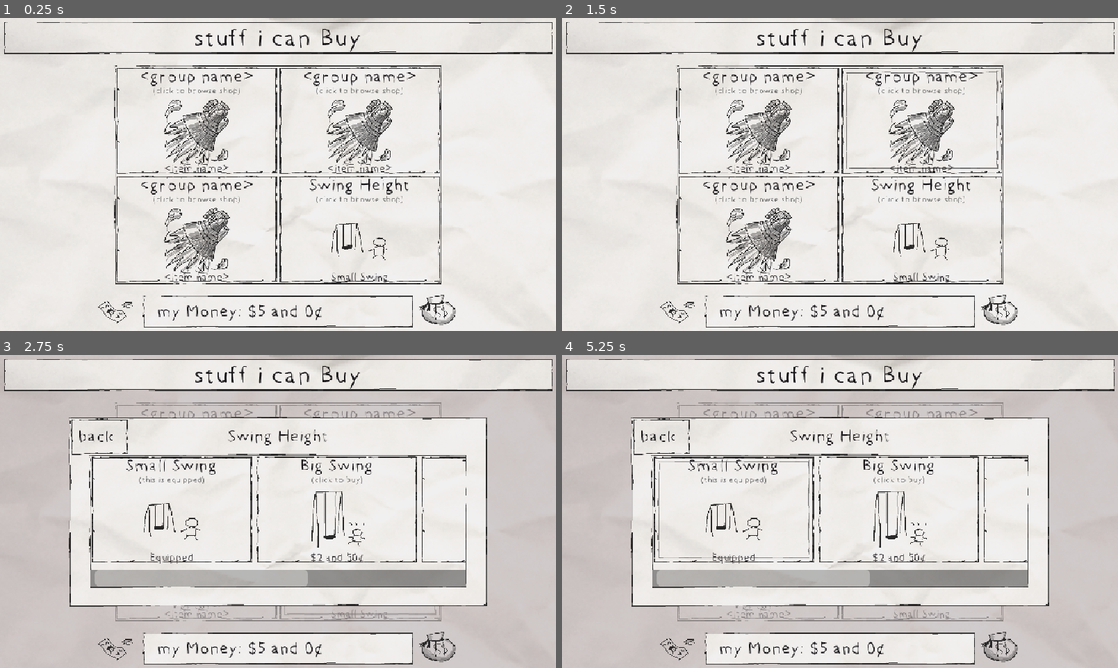
Above: before the commit, frames 1-4 (two rows, left to right).
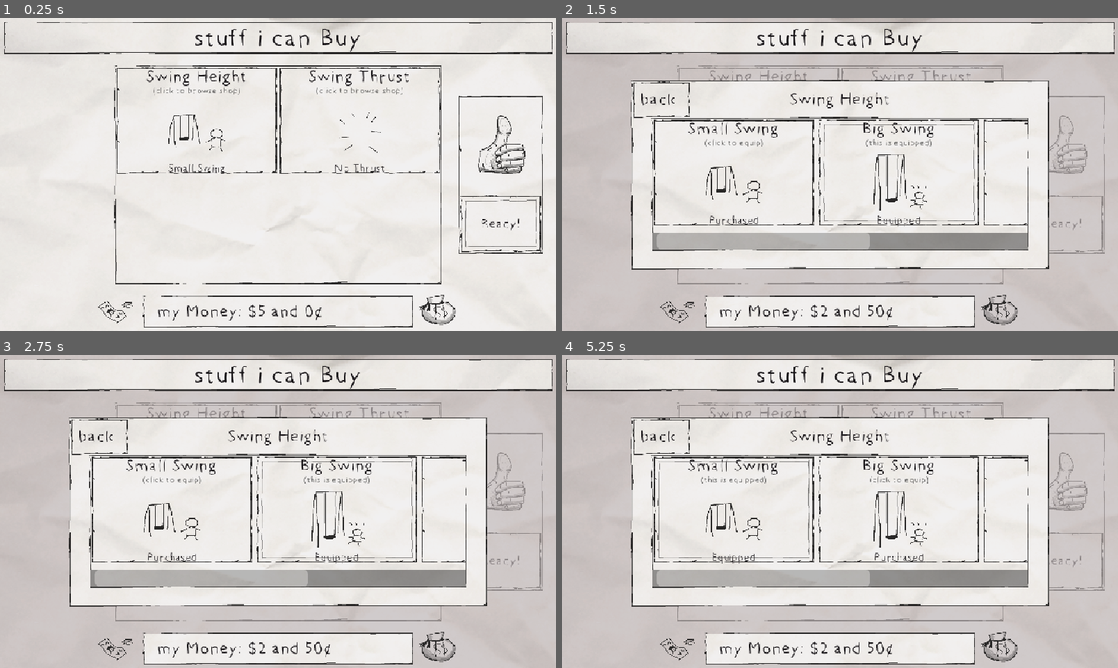
Above: after the commit, the same moments.

Repository: my-koala/HGDJ2024Fall
Game: Godot game, scene res://assets/gui/gui_shop.tscn
Two runs of this game, one before a commit and one after it. Both use one fixed random seed, a clock stepped at 60 frames per second and the inputs below. This scene is started directly instead of the project's main scene.
Inputs (mouse positions are in pixels of both pictures, inside the frame that each line leads up to):
- Up to frame 1 (0.25 s): no input
- Up to frame 2 (1.5 s): click "<group name>" (after the commit: "Swing Height") at 0.5 s; click (923, 121) at 1.25 s, where only the run before the commit has a clickable "<group name>"
- Up to frame 3 (2.75 s): click "Swing Height" (after the commit: "Swing Thrust") at 2 s
- Up to frame 4 (5.25 s): click (756, 564) at 2.75 s, where only the run before the commit has a clickable "<group name>"; click (1062, 561) at 3.5 s, where only the run after the commit has a clickable "Ready!"; click (1062, 561) at 4.25 s, where only the run after the commit has a clickable "Ready!"; click "Small Swing" at 5 s

The runs differ from the first frame. In frame 1, 6.9% of the frame differs, in the area x 21-98%, y 16-85%; in frame 2, 51%, in the area x 0-100%, y 0-100%; in frame 3, 2.1%; in frame 4, 1.5%.

Commit message:
dpddodod

Diff:
--- a/assets/game_data/game_data.tres
+++ b/assets/game_data/game_data.tres
@@ -6,9 +6,13 @@
 [ext_resource type="Resource" uid="uid://gj477d1fecaw" path="res://assets/item/items/item_height_1.tres" id="3_e0ptk"]
 [ext_resource type="Resource" uid="uid://ckte04nynovtn" path="res://assets/item/items/item_height_2.tres" id="4_n87qv"]
 [ext_resource type="Resource" uid="uid://cq5hv3xbyllv4" path="res://assets/item/items/item_height_3.tres" id="5_si2h0"]
+[ext_resource type="Resource" uid="uid://dn2lhti2ogfew" path="res://assets/item/items/item_thrust_0.tres" id="6_gsio5"]
+[ext_resource type="Resource" uid="uid://cwh128i6s6lm7" path="res://assets/item/items/item_thrust_1.tres" id="7_yylii"]
+[ext_resource type="Resource" uid="uid://bruhbcme440le" path="res://assets/item/items/item_thrust_2.tres" id="8_fdkv0"]
+[ext_resource type="Resource" uid="uid://c8k8njf6eenj6" path="res://assets/item/items/item_thrust_3.tres" id="9_rpsru"]
 
 [resource]
 script = ExtResource("1_p0oid")
-_items = Array[ExtResource("1_ox7ci")]([ExtResource("2_osw14"), ExtResource("3_e0ptk"), ExtResource("4_n87qv"), ExtResource("5_si2h0")])
+_items = Array[ExtResource("1_ox7ci")]([ExtResource("2_osw14"), ExtResource("3_e0ptk"), ExtResource("4_n87qv"), ExtResource("5_si2h0"), ExtResource("6_gsio5"), ExtResource("7_yylii"), ExtResource("8_fdkv0"), ExtResource("9_rpsru")])
 _money_dollars = 5
 _money_cents = 0
--- a/assets/gui/gui_shop.gd
+++ b/assets/gui/gui_shop.gd
@@ -1,11 +1,7 @@
 @tool
 extends Control
 
-# TODO:
-# set focus neighbors, rather than setting focus modes/states
-# then grab_focus() manually
-# maybe clean up the refresh if possible?
-#
+# i think everything is done. thank god
 
 const GuiShopSection: = preload("gui_shop_section.gd")
 const GUI_SHOP_SECTION: PackedScene = preload("gui_shop_section.tscn")
@@ -28,6 +24,8 @@
 var _section_container: Control = $section_container as Control
 @onready
 var _balance: Label = $bottom/balance as Label
+@onready
+var _ready_button: Button = $right/ready as Button
 
 var _menu_group_id: int = 0
 
@@ -43,6 +41,7 @@
 		return
 
 	_game_data.changed.connect(_on_game_data_changed)
+	_ready_button.pressed.connect(_on_ready_button_pressed)
 
 	refresh()
 	_set_active_section(null)
@@ -94,10 +93,9 @@
 			section_button._texture_icon.texture = item.icon
 
 		var item_button: GuiShopItemButton = null
-		for index: int in section.item_buttons.size():
-			if section.item_buttons[index].item == item:
-				item_button = section.item_buttons[index]
-				break
+		for _item_button: GuiShopItemButton in section.item_buttons:
+			if _item_button.item == item:
+				item_button = _item_button
 
 		if !is_instance_valid(item_button):
 			# Create item button.
@@ -121,6 +119,76 @@
 			item_button._label_subtitle.text = "(cant buy)"
 		item_button._texture_icon.texture = item.icon
 
+	for section_button: GuiShopSectionButton in _section_buttons:
+		var size_col: int = mini(_section_button_container.columns, _section_buttons.size())
+		var size_row: int = ceili(float(_section_buttons.size()) / float(size_col))
+
+		var index: int = _section_buttons.find(section_button)
+		var is_left: bool = (index % size_col) == 0
+		var is_right: bool = ((index + size_col - 1) % size_col) == 0
+		var is_top: bool = (index - size_col) < 0
+		var is_bottom: bool = (index + size_col) >= (size_col * size_row)
+
+		if is_left:
+			section_button.focus_neighbor_left = section_button.get_path_to(section_button)
+		else:
+			section_button.focus_neighbor_left = section_button.get_path_to(_section_buttons[index - 1])
+		if is_right:
+			section_button.focus_neighbor_right = section_button.get_path_to(_ready_button)
+		else:
+			section_button.focus_neighbor_right = section_button.get_path_to(_section_buttons[index + 1])
+		if is_top:
+			section_button.focus_neighbor_top = section_button.get_path_to(section_button)
+		else:
+			section_button.focus_neighbor_top = section_button.get_path_to(_section_buttons[index - size_col])
+		if is_bottom:
+			section_button.focus_neighbor_bottom = section_button.get_path_to(section_button)
+		else:
+			section_button.focus_neighbor_bottom = section_button.get_path_to(_section_buttons[index + size_col])
+		section_button.focus_next = section_button.get_path_to(_ready_button)
+		section_button.focus_previous = section_button.get_path_to(section_button)
+
+	for section: GuiShopSection in _sections:
+		if section.item_buttons.is_empty():
+			section._back.focus_neighbor_left = section._back.get_path_to(section._back)
+			section._back.focus_neighbor_right = section._back.get_path_to(section._back)
+			section._back.focus_neighbor_bottom = section._back.get_path_to(section._back)
+			section._back.focus_neighbor_top = section._back.get_path_to(section._back)
+			section._back.focus_next = section._back.get_path_to(section._back)
+			section._back.focus_previous = section._back.get_path_to(section._back)
+		else:
+			section._back.focus_neighbor_left = section._back.get_path_to(section._back)
+			section._back.focus_neighbor_right = section._back.get_path_to(section._back)
+			section._back.focus_neighbor_bottom = section._back.get_path_to(section.item_buttons[0])
+			section._back.focus_neighbor_top = section._back.get_path_to(section._back)
+			section._back.focus_next = section._back.get_path_to(section.item_buttons[0])
+			section._back.focus_previous = section._back.get_path_to(section._back)
+		for index: int in section.item_buttons.size():
+			var item_button: GuiShopItemButton = section.item_buttons[index]
+			var is_left: bool = index == 0
+			var is_right: bool = index == (section.item_buttons.size() - 1)
+			if is_left:
+				item_button.focus_neighbor_left = item_button.get_path_to(item_button)
+			else:
+				item_button.focus_neighbor_left = item_button.get_path_to(section.item_buttons[index - 1])
+			if is_right:
+				item_button.focus_neighbor_right = item_button.get_path_to(item_button)
+			else:
+				item_button.focus_neighbor_right = item_button.get_path_to(section.item_buttons[index + 1])
+			item_button.focus_neighbor_bottom = item_button.get_path_to(item_button)
+			item_button.focus_neighbor_top = item_button.get_path_to(section._back)
+			item_button.focus_next = item_button.get_path_to(section._back)
+			item_button.focus_previous = item_button.get_path_to(section._back)
+
+	var ready_button_left: Node = _ready_button
+	if !_section_buttons.is_empty():
+		ready_button_left = _section_buttons[0]
+	_ready_button.focus_neighbor_left = _ready_button.get_path_to(ready_button_left)
+	_ready_button.focus_neighbor_right = _ready_button.get_path_to(_ready_button)
+	_ready_button.focus_neighbor_top = _ready_button.get_path_to(_ready_button)
+	_ready_button.focus_neighbor_bottom = _ready_button.get_path_to(_ready_button)
+	_ready_button.focus_next = _ready_button.get_path_to(_ready_button)
+	_ready_button.focus_previous = _ready_button.get_path_to(ready_button_left)
 
 func _on_item_button_pressed(item_button: GuiShopItemButton) -> void:
 	if _game_data.is_item_purchased(item_button.item):
@@ -159,24 +227,37 @@
 		if section != _active_section || section != active_section:
 			section.position.y = size.y
 
+	_ready_button.grab_focus.call_deferred()
+
 	_section_overlay.visible = false
 
 	if is_instance_valid(_active_section):
+		_section_overlay.visible = true
 		var duration: float = 0.25 * (1.0 - (_active_section.position.y / size.y))
 		_active_section_tween.tween_property(_active_section, "position:y", size.y, duration)
 		if !is_instance_valid(active_section):
 			duration = 0.25 * (_section_overlay.modulate.a)
 			_active_section_tween.tween_property(_section_overlay, "modulate:a", 0.0, duration)
 			_active_section_tween.tween_property(_section_overlay, "visible", false, duration)
+		# find corresponding section button and focus
+		for section_button: GuiShopSectionButton in _section_buttons:
+			if section_button.section == _active_section.section:
+				section_button.grab_focus.call_deferred()
 
 	_active_section = active_section
 
 	if is_instance_valid(_active_section):
 		_section_overlay.visible = true
+		_active_section._back.grab_focus.call_deferred()
 		var duration: float = 0.25 * (_active_section.position.y / size.y)
 		_active_section_tween.tween_property(_active_section, "position:y", 0.0, duration)
 		duration = 0.25 * (1.0 - _section_overlay.modulate.a)
 		_active_section_tween.tween_property(_section_overlay, "modulate:a", 1.0, duration)
 
+
+func _on_ready_button_pressed() -> void:
+	exit_game.emit()
+	print("exit to game!")
+
 func _on_game_data_changed() -> void:
 	refresh()
--- a/assets/gui/gui_shop.tscn
+++ b/assets/gui/gui_shop.tscn
@@ -2,8 +2,11 @@
 
 [ext_resource type="Script" path="res://assets/gui/gui_shop.gd" id="1_7ikmg"]
 [ext_resource type="Texture2D" uid="uid://j18jikfcyhjc" path="res://assets/item/items/items.png" id="2_cglov"]
-[ext_resource type="PackedScene" uid="uid://d2g4wper4yqqm" path="res://assets/gui/gui_shop_section_button.tscn" id="2_swe06"]
 [ext_resource type="PackedScene" uid="uid://cvife3b4ydk4n" path="res://assets/gui/gui_overlay.tscn" id="2_x0suw"]
+
+[sub_resource type="AtlasTexture" id="AtlasTexture_2q615"]
+atlas = ExtResource("2_cglov")
+region = Rect2(896, 0, 128, 128)
 
 [sub_resource type="AtlasTexture" id="AtlasTexture_n8o6u"]
 atlas = ExtResource("2_cglov")
@@ -45,14 +48,35 @@
 grow_vertical = 2
 columns = 2
 
-[node name="gui_shop_section_button" parent="section_button_container/grid_container" instance=ExtResource("2_swe06")]
-layout_mode = 2
+[node name="right" type="Panel" parent="."]
+layout_mode = 1
+anchors_preset = -1
+anchor_left = 0.825
+anchor_top = 0.25
+anchor_right = 0.975
+anchor_bottom = 0.75
+grow_horizontal = 2
+grow_vertical = 2
 
-[node name="gui_shop_section_button_2" parent="section_button_container/grid_container" instance=ExtResource("2_swe06")]
-layout_mode = 2
+[node name="texture_rect" type="TextureRect" parent="right"]
+layout_mode = 1
+anchors_preset = -1
+anchor_right = 1.0
+anchor_bottom = 0.625
+grow_horizontal = 2
+grow_vertical = 2
+texture = SubResource("AtlasTexture_2q615")
+stretch_mode = 3
 
-[node name="gui_shop_section_button_3" parent="section_button_container/grid_container" instance=ExtResource("2_swe06")]
-layout_mode = 2
+[node name="ready" type="Button" parent="right"]
+layout_mode = 1
+anchors_preset = -1
+anchor_top = 0.625
+anchor_right = 1.0
+anchor_bottom = 1.0
+grow_horizontal = 2
+grow_vertical = 2
+text = "Ready!"
 
 [node name="section_overlay" type="ColorRect" parent="."]
 layout_mode = 1
--- /dev/null
+++ b/assets/gui/test_focus.tscn
@@ -0,0 +1,35 @@
+[gd_scene format=3 uid="uid://3rf7ps8836k0"]
+
+[node name="test_focus" type="Control"]
+layout_mode = 3
+anchors_preset = 0
+
+[node name="h_box_container_2" type="HBoxContainer" parent="."]
+layout_mode = 0
+offset_left = 254.0
+offset_top = 283.0
+offset_right = 662.0
+offset_bottom = 342.0
+
+[node name="button" type="Button" parent="h_box_container_2"]
+layout_mode = 2
+text = "focus me daddy"
+
+[node name="button_2" type="Button" parent="h_box_container_2"]
+layout_mode = 2
+text = "focus me daddy"
+
+[node name="h_box_container" type="HBoxContainer" parent="."]
+layout_mode = 0
+offset_left = 260.0
+offset_top = 273.0
+offset_right = 668.0
+offset_bottom = 332.0
+
+[node name="button" type="Button" parent="h_box_container"]
+layout_mode = 2
+text = "focus me daddy"
+
+[node name="button_2" type="Button" parent="h_box_container"]
+layout_mode = 2
+text = "focus me daddy"
--- a/assets/item/item.gd
+++ b/assets/item/item.gd
@@ -9,9 +9,6 @@
 var section: StringName = &""
 
 @export
-var id: int = 0
-
-@export
 var price_dollars: int = 0
 
 @export
--- /dev/null
+++ b/assets/item/items/item_thrust_0.tres
@@ -0,0 +1,16 @@
+[gd_resource type="Resource" script_class="Item" load_steps=4 format=3 uid="uid://dn2lhti2ogfew"]
+
+[ext_resource type="Texture2D" uid="uid://j18jikfcyhjc" path="res://assets/item/items/items.png" id="1_ubavl"]
+[ext_resource type="Script" path="res://assets/item/item.gd" id="2_kb0jv"]
+
+[sub_resource type="AtlasTexture" id="AtlasTexture_8jfo1"]
+atlas = ExtResource("1_ubavl")
+region = Rect2(0, 128, 128, 128)
+
+[resource]
+script = ExtResource("2_kb0jv")
+name = &"No Thrust"
+section = &"Swing Thrust"
+price_dollars = 0
+price_cents = 0
+icon = SubResource("AtlasTexture_8jfo1")
--- /dev/null
+++ b/assets/item/items/item_thrust_1.tres
@@ -0,0 +1,16 @@
+[gd_resource type="Resource" script_class="Item" load_steps=4 format=3 uid="uid://cwh128i6s6lm7"]
+
+[ext_resource type="Texture2D" uid="uid://j18jikfcyhjc" path="res://assets/item/items/items.png" id="1_8fcrl"]
+[ext_resource type="Script" path="res://assets/item/item.gd" id="2_mbn7j"]
+
+[sub_resource type="AtlasTexture" id="AtlasTexture_8jfo1"]
+atlas = ExtResource("1_8fcrl")
+region = Rect2(128, 128, 128, 128)
+
+[resource]
+script = ExtResource("2_mbn7j")
+name = &"Bottle Rocket"
+section = &"Swing Thrust"
+price_dollars = 2
+price_cents = 33
+icon = SubResource("AtlasTexture_8jfo1")
--- /dev/null
+++ b/assets/item/items/item_thrust_2.tres
@@ -0,0 +1,16 @@
+[gd_resource type="Resource" script_class="Item" load_steps=4 format=3 uid="uid://bruhbcme440le"]
+
+[ext_resource type="Texture2D" uid="uid://j18jikfcyhjc" path="res://assets/item/items/items.png" id="1_5jdjv"]
+[ext_resource type="Script" path="res://assets/item/item.gd" id="2_y187c"]
+
+[sub_resource type="AtlasTexture" id="AtlasTexture_8jfo1"]
+atlas = ExtResource("1_5jdjv")
+region = Rect2(256, 128, 128, 128)
+
+[resource]
+script = ExtResource("2_y187c")
+name = &"Firework"
+section = &"Swing Thrust"
+price_dollars = 50
+price_cents = 15
+icon = SubResource("AtlasTexture_8jfo1")
--- /dev/null
+++ b/assets/item/items/item_thrust_3.tres
@@ -0,0 +1,16 @@
+[gd_resource type="Resource" script_class="Item" load_steps=4 format=3 uid="uid://c8k8njf6eenj6"]
+
+[ext_resource type="Texture2D" uid="uid://j18jikfcyhjc" path="res://assets/item/items/items.png" id="1_ok1sp"]
+[ext_resource type="Script" path="res://assets/item/item.gd" id="2_s7v1d"]
+
+[sub_resource type="AtlasTexture" id="AtlasTexture_8jfo1"]
+atlas = ExtResource("1_ok1sp")
+region = Rect2(384, 128, 128, 128)
+
+[resource]
+script = ExtResource("2_s7v1d")
+name = &"Jet Engine"
+section = &"Swing Thrust"
+price_dollars = 499
+price_cents = 99
+icon = SubResource("AtlasTexture_8jfo1")
Not shown: 1 places in assets/game_data/game_data.tres that only renumber resources
